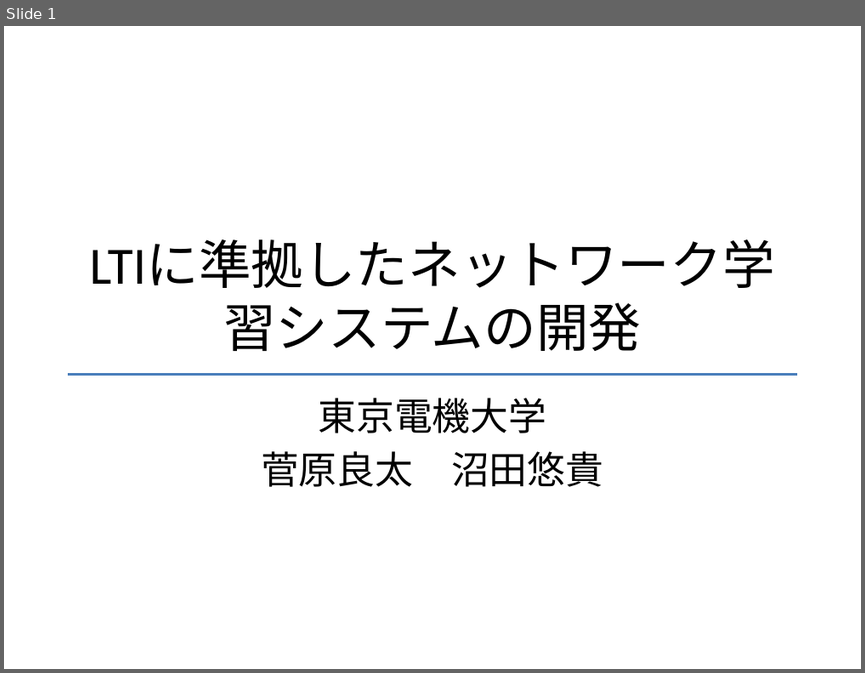
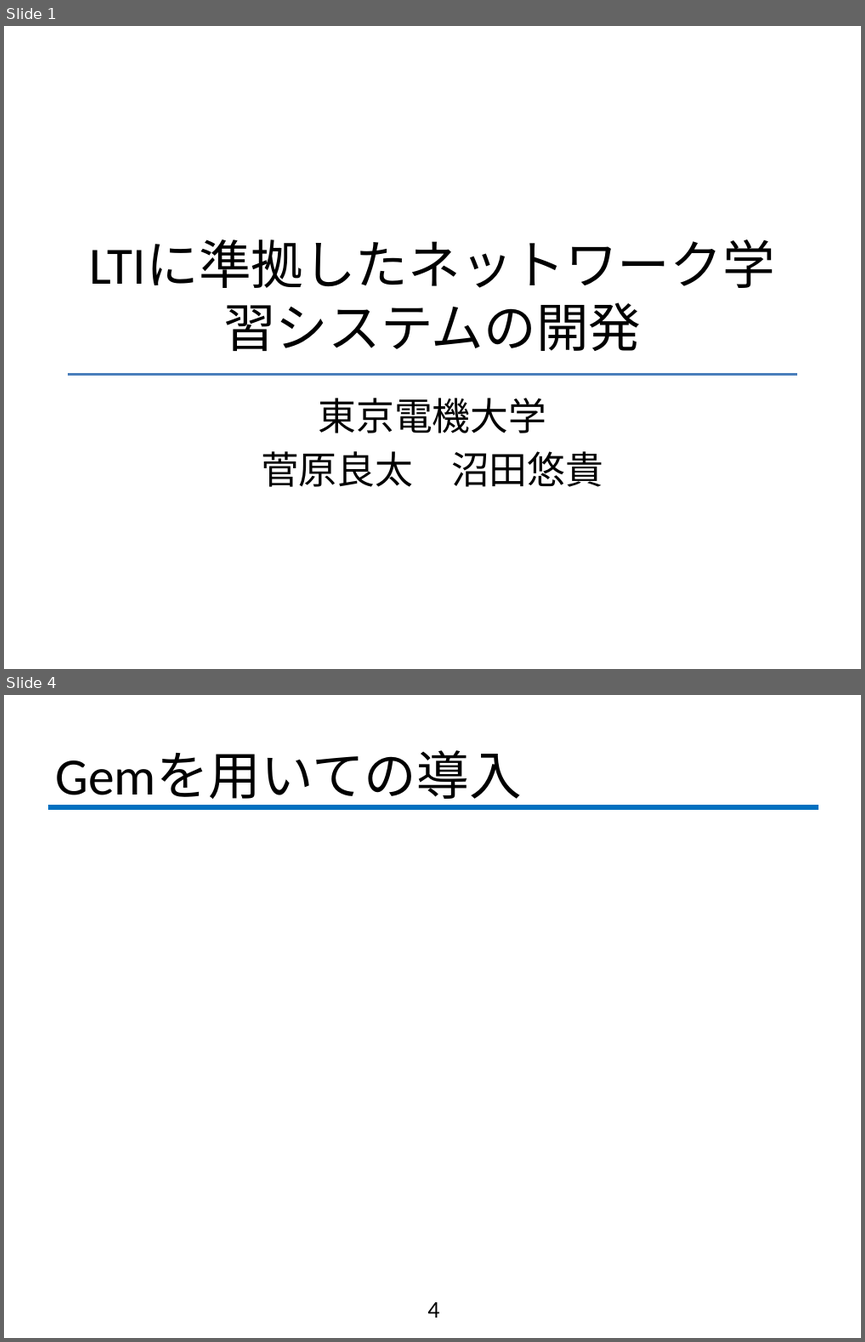
Before and after one commit to fujiLabo/fuji_simu, a slide deck: 1005進捗.pptx. Shown one above the other, each under a label of ours: slide 1 before the commit, slides 1 and 4 after it; the slides between them are not shown. The pictures are 865x673 and 865x1342 pixels, drawn with LibreOffice and Linux fonts; fonts in the diff are those of the drawing; background and template pictures are left out. Boxes give left, top, right and bottom in pixels: in the first picture for what was removed or moved away, otherwise in the second. Text is boxed around its words. In the diff, an @@ line names an element or a change of style, - is before the commit and + after.

```diff
--- a/1005進捗.pptx
+++ b/1005進捗.pptx
@@ slide 4 added at [4, 695, 861, 1338], background #FFFFFF @@
@@ title added at [55, 751, 521, 807], 44 pt, text #000000 @@
+Gemを用いての導入
@@ line added from (47, 807) to (818, 807), #0070C0 4 pt @@
@@ page number added at [427, 1302, 439, 1317], 20 pt, text #000000 @@
+4
```
Also in this commit, not shown: 7 other slides added.
